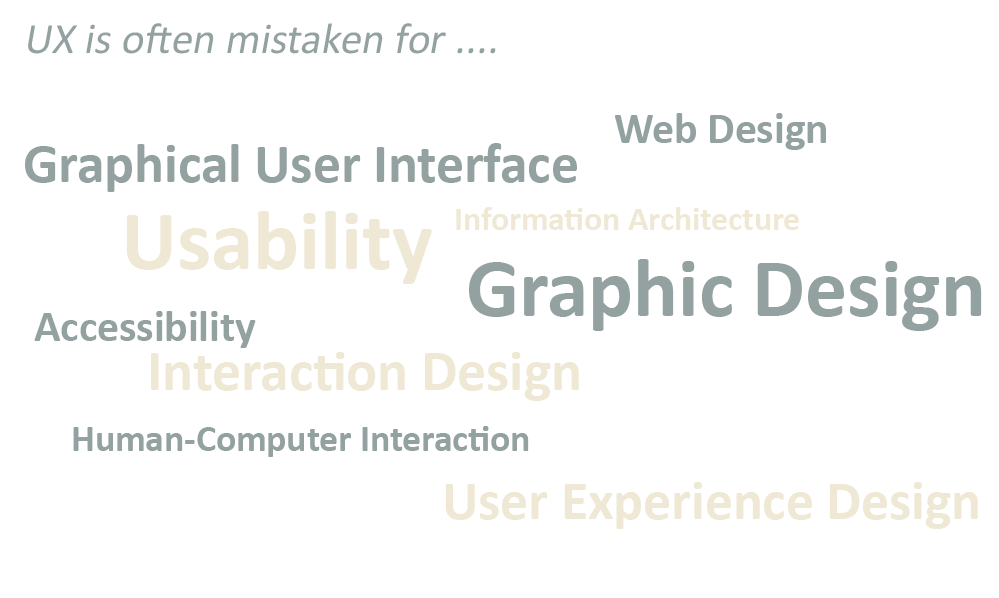
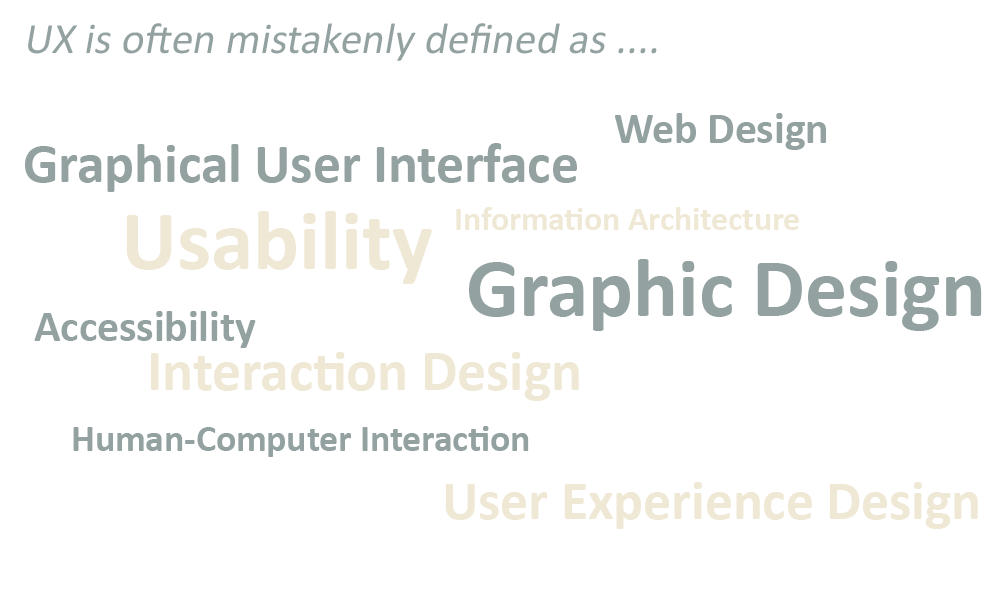
Two versions of the same layered image (999×598). Layer-by-layer changes:
renamed "UX is often mistaken for ...." to "UX is often mistakenly defined as ....", painted on it over [386, 23, 657, 61]
